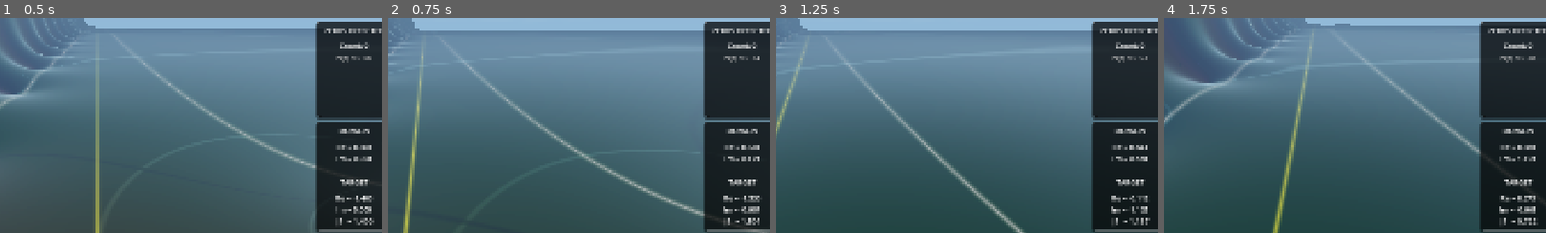
Above: before the commit, frames 1-4 (left to right).
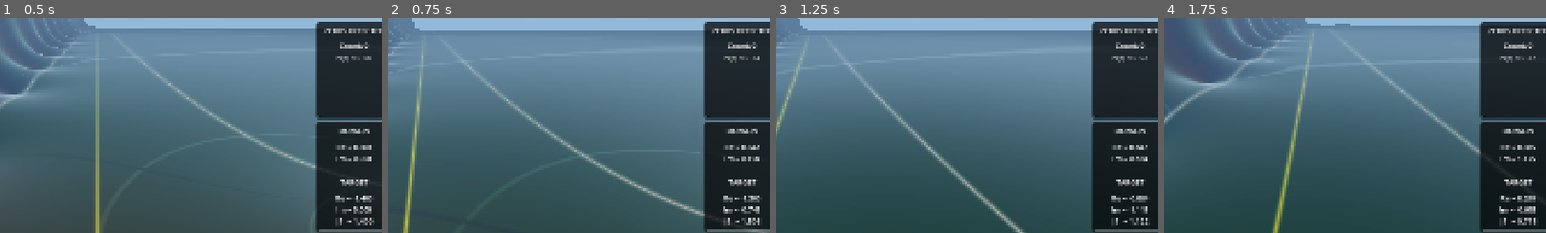
Above: after the commit, the same moments.

Repository: allanino/complex-functions-explorer
Game: Godot game, scene res://core/main.tscn
Two runs of this game, one before a commit and one after it. Both use one fixed random seed, a clock stepped at 60 frames per second and the inputs below.
Inputs (mouse positions are % of the whole screen's width and height, from its top left):
- Up to frame 1 (0.5 s): no input
- Up to frame 2 (0.75 s): tap Enter at 0.5 s; move the mouse to (55, 50) at 0.52 s; hold W (move_forward) from 0.53 s (still down); tap G at 0.6 s; click (55, 50) at 0.67 s
- Up to frame 3 (1.25 s): keep holding W (move_forward); tap Space at 0.77 s
- Up to frame 4 (1.75 s): keep holding W (move_forward); move the mouse to (45, 50) at 1.27 s; tap N at 1.35 s; tap Space at 1.52 s
The pictures show only the part of the screen within x 37-87%, y 49-99%; the shares and areas given below are measured in that part.

Frame 1 is identical in both runs. In frame 2, 0.2% of the frame differs, in the area x 94-98%, y 59-97%; in frame 3, 0.2%, in the area x 94-98%, y 18-97%; in frame 4, 0.1%.

Commit message:
refactor: optimize HUD performance by rendering UI elements every three frames

Diff:
--- a/ui/main_ui.gd
+++ b/ui/main_ui.gd
@@ -24,7 +24,8 @@
 var current_scale = 2.0
 var _last_zeros_visible: bool = false
 const BASE_HUD_PANEL_SIZE: float = 190.0
-var _skip_hud_update: bool = false
+const RENDER_EACH_N_FRAME: int = 3
+var _skip_frame_counter: int = 0
 var _last_zeros_count: int = -1
 
 func _ready():
@@ -69,6 +70,7 @@
 
 func toggle_menu(applied: bool = false):
 	menu_overlay.toggle_menu(applied)
+
 func _format_float_3(val: float) -> String:
 	return "%.3f" % snappedf(val, 0.001)
 
@@ -85,13 +87,21 @@
 	# Riemann-von Mangoldt formula for Zeta: N(T) ≈ (T/2π) log(T/2πe) + 7/8
 	return (T / (2.0 * PI)) * (log(T / (2.0 * PI)) - 1.0) + 7.0 / 8.0
 
+func _skip_render_hud() -> bool:
+	_skip_frame_counter += 1
+	if _skip_frame_counter % RENDER_EACH_N_FRAME != 0:
+		return true
+
+	_skip_frame_counter = 0
+	return false
+
+
 func _process(_delta):
-	_skip_hud_update = not _skip_hud_update
+	if _skip_render_hud(): return
 
 	if Config.show_hud_zeros and not _last_zeros_visible:
 		Config.rvm_start_t = abs(player.global_position.z * 0.1 / Config.effective_zoom)
 	_last_zeros_visible = Config.show_hud_zeros
-
 
 	if menu_overlay.visible:
 		if abs(menu_overlay._slider_to_zoom(menu_overlay.zoom_slider.value) - Config.zoom_factor) > 0.001:
@@ -126,34 +136,33 @@
 	# Update Zeta Zeros display
 	var f_data = Config.function
 
-	if not _skip_hud_update:
-		zeros_panel.visible = Config.show_hud_zeros
-
-		if Config.show_hud_zeros:
-			var total_count = Config.total_zeros_found
-			if total_count != _last_zeros_count:
-				_last_zeros_count = total_count
-				var last_zeros_text = ""
-				var current_size = Config.visited_zeros.size()
-				for i in range(current_size - 1, -1, -1):
-					var zero = Config.visited_zeros[i]
-					last_zeros_text += "(%s, %s)\n" % [_format_float_3(zero[0]), _format_float_3(zero[1])]
-
-				if total_count > 10:
-					last_zeros_text += "•••\n"
-
-				zeros_count_label.text = "Count: %d" % total_count
-				zeros_list_label.text = last_zeros_text
-
-			# Riemann-von Mangoldt formula: N(T) ≈ (T/2π) log(T/2πe) + 7/8
-			if Config.show_rvm and f_data.get("has_von_mangoldt", false):
-				var T = abs(z * 0.1 / Config.effective_zoom)
-				var val = _get_rvm_n(T) - _get_rvm_n(Config.rvm_start_t)
-				val = max(0.0, val)
-				rvm_label.text = "N(t) ≈ %.2f" % val
-				rvm_label.visible = true
-			else:
-				rvm_label.visible = false
+	zeros_panel.visible = Config.show_hud_zeros
+
+	if Config.show_hud_zeros:
+		var total_count = Config.total_zeros_found
+		if total_count != _last_zeros_count:
+			_last_zeros_count = total_count
+			var last_zeros_text = ""
+			var current_size = Config.visited_zeros.size()
+			for i in range(current_size - 1, -1, -1):
+				var zero = Config.visited_zeros[i]
+				last_zeros_text += "(%s, %s)\n" % [_format_float_3(zero[0]), _format_float_3(zero[1])]
+
+			if total_count > 10:
+				last_zeros_text += "•••\n"
+
+			zeros_count_label.text = "Count: %d" % total_count
+			zeros_list_label.text = last_zeros_text
+
+		# Riemann-von Mangoldt formula: N(T) ≈ (T/2π) log(T/2πe) + 7/8
+		if Config.show_rvm and f_data.get("has_von_mangoldt", false):
+			var T = abs(z * 0.1 / Config.effective_zoom)
+			var val = _get_rvm_n(T) - _get_rvm_n(Config.rvm_start_t)
+			val = max(0.0, val)
+			rvm_label.text = "N(t) ≈ %.2f" % val
+			rvm_label.visible = true
+		else:
+			rvm_label.visible = false
 
 	# Update shader uniforms
 	var material = complex_rect.material as ShaderMaterial
@@ -174,40 +183,39 @@
 	var val_fx = f.x
 	var val_fy = f.y
 
-	if not _skip_hud_update:
-		domain_label.text = "Re = %s\nIm = %s" % [_format_float_3(val_re), _format_float_3(val_im)]
-		var target_text = "Re = %s\nIm = %s\n|f| = %s" % [_format_float_3(val_fx), _format_float_3(val_fy), _format_float_3(f.length())]
-		if f_data.get("is_multivalued", false):
-			target_text += "\nBranch k = %d" % Config.current_branch
-		target_label.text = target_text
-
-		complex_panel.visible = Config.show_hud_complex
-		info_panel.visible = Config.show_hud_navigation
-		monitor_panel.visible = Config.show_hud_monitor_fps or Config.show_hud_monitor_chunks
-		if monitor_panel.visible:
-			var parts = []
-			if Config.show_hud_monitor_fps:
-				parts.append("FPS: %d" % Engine.get_frames_per_second())
-			if Config.show_hud_monitor_chunks and world_manager:
-				var chunks_text = "Chunks"
-				var num_lods = world_manager.LOD_SUBS.size()
-				var lod_counts = []
-				lod_counts.resize(num_lods)
-				lod_counts.fill(0)
-
-				for chunk in world_manager.chunks.values():
-					var lod = chunk.get_meta("lod_level", 0)
-					if lod >= 0 and lod < num_lods:
-						lod_counts[lod] += 1
-
-				for i in range(num_lods):
-					if lod_counts[i] > 0:
-						chunks_text += "\n%d: %d" % [world_manager.LOD_SUBS[i], lod_counts[i]]
-				parts.append(chunks_text)
-
-			fps_label.text = "\n\n".join(parts)
-
-		_update_hud_layout()
+	domain_label.text = "Re = %s\nIm = %s" % [_format_float_3(val_re), _format_float_3(val_im)]
+	var target_text = "Re = %s\nIm = %s\n|f| = %s" % [_format_float_3(val_fx), _format_float_3(val_fy), _format_float_3(f.length())]
+	if f_data.get("is_multivalued", false):
+		target_text += "\nBranch k = %d" % Config.current_branch
+	target_label.text = target_text
+
+	complex_panel.visible = Config.show_hud_complex
+	info_panel.visible = Config.show_hud_navigation
+	monitor_panel.visible = Config.show_hud_monitor_fps or Config.show_hud_monitor_chunks
+	if monitor_panel.visible:
+		var parts = []
+		if Config.show_hud_monitor_fps:
+			parts.append("FPS: %d" % Engine.get_frames_per_second())
+		if Config.show_hud_monitor_chunks and world_manager:
+			var chunks_text = "Chunks"
+			var num_lods = world_manager.LOD_SUBS.size()
+			var lod_counts = []
+			lod_counts.resize(num_lods)
+			lod_counts.fill(0)
+
+			for chunk in world_manager.chunks.values():
+				var lod = chunk.get_meta("lod_level", 0)
+				if lod >= 0 and lod < num_lods:
+					lod_counts[lod] += 1
+
+			for i in range(num_lods):
+				if lod_counts[i] > 0:
+					chunks_text += "\n%d: %d" % [world_manager.LOD_SUBS[i], lod_counts[i]]
+			parts.append(chunks_text)
+
+		fps_label.text = "\n\n".join(parts)
+
+	_update_hud_layout()
 
 var _last_hud_state = {}
 
@@ -353,7 +361,6 @@
 	return "%02d:%02d:%02d" % [hours, minutes, seconds]
 
 
-
 func _slider_to_zoom(value: float) -> float:
 	var min_zoom = 0.01
 	var max_zoom = 200.0
@@ -361,7 +368,6 @@
 	return exp(log(min_zoom) + value * b)
 
 
-
 func _zoom_to_slider(zoom: float) -> float:
 	var min_zoom = 0.01
 	var max_zoom = 200.0
